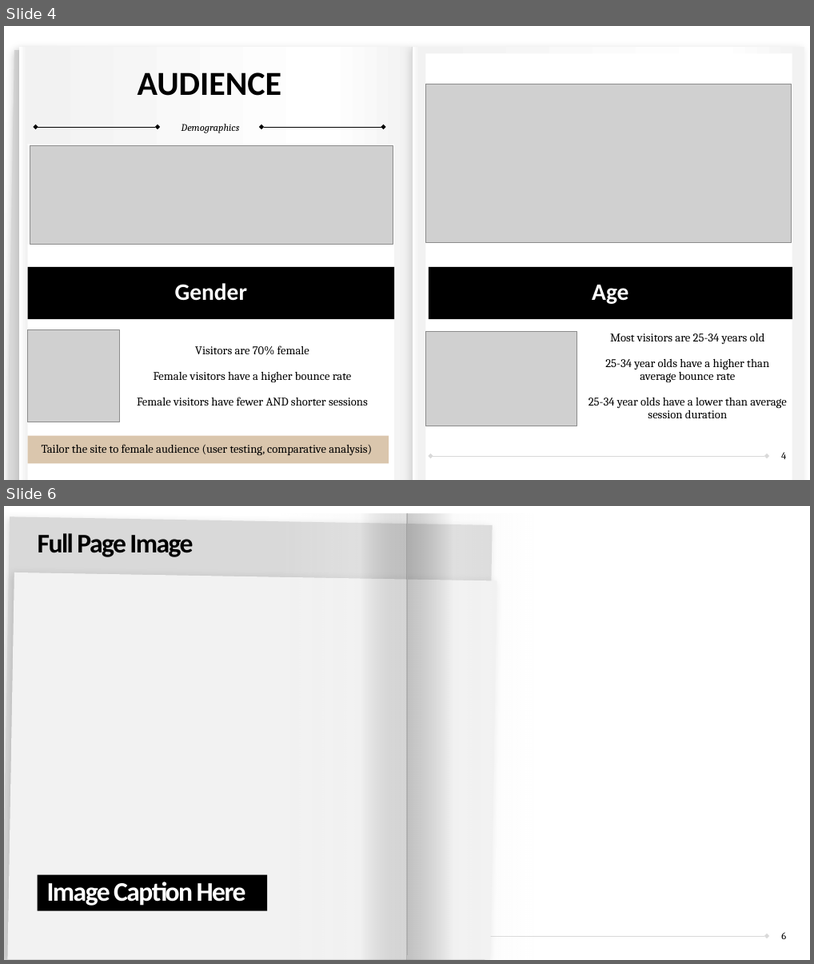
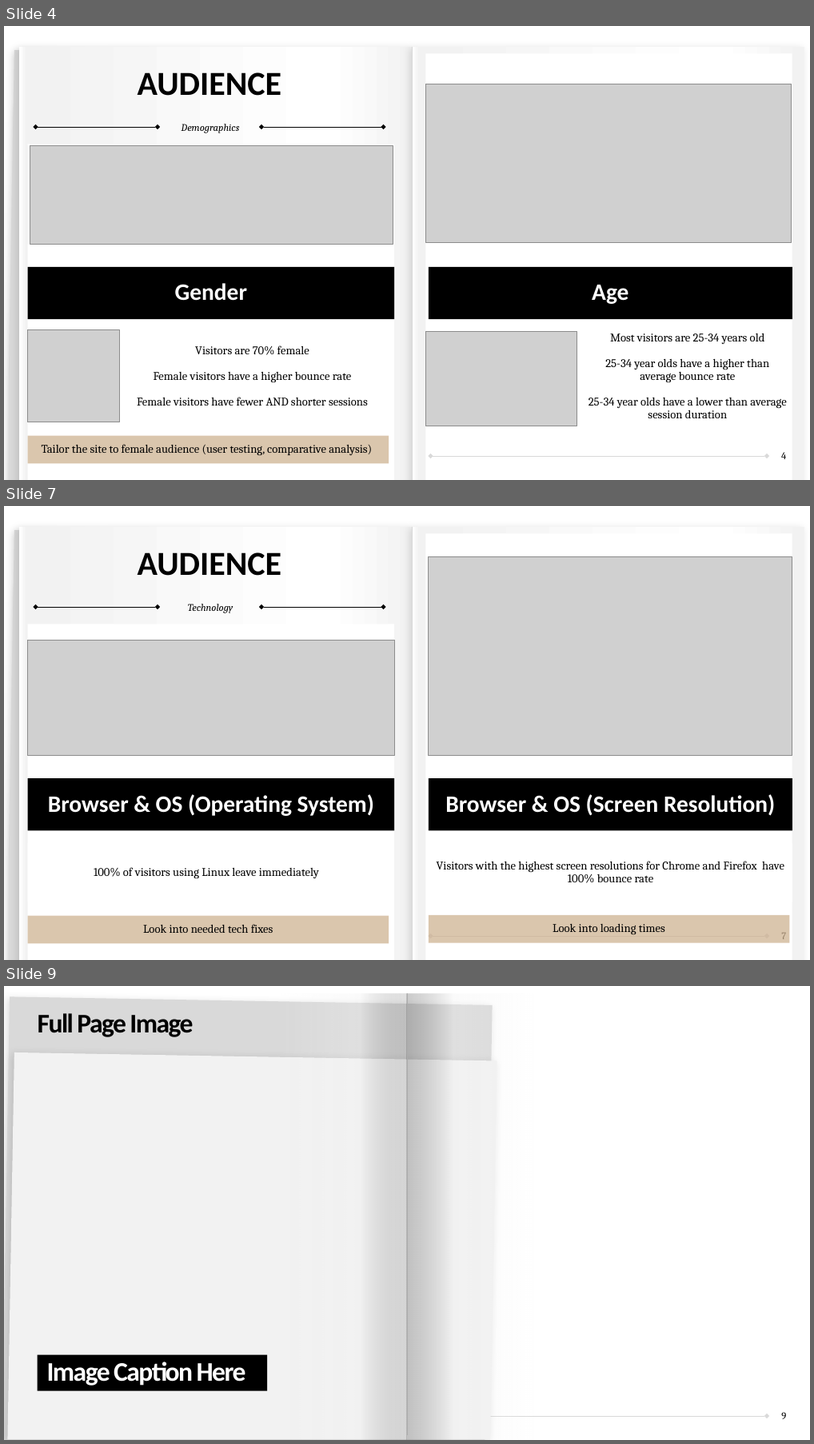
Before and after one commit to sibineejokela/Google_Analytics, a slide deck: Google_Analytics_ZJPhotography.pptx. Shown one above the other, each under a label of ours: slides 4 and 6 before the commit, slides 4, 7 and 9 after it; the slides between them are not shown. The pictures are 814x964 and 814x1444 pixels, drawn with LibreOffice and Linux fonts; fonts in the diff are those of the drawing; grey boxes stand for pictures. Boxes give left, top, right and bottom in pixels: in the first picture for what was removed or moved away, otherwise in the second. Text is boxed around its words. In the diff, an @@ line names an element or a change of style, - is before the commit and + after.

Commit message:
added first draft details for audience

```diff
--- a/Google_Analytics_ZJPhotography.pptx
+++ b/Google_Analytics_ZJPhotography.pptx
@@ slide 7 added at <box>4,506,810,960</box>, background #FFFFFF; not listed: 10 template elements that a slide beside it also shows @@
@@ freeform shape added at <box>7,530,498,960</box>, fill #D9D9D9, 18 pt, text #FFFFFF @@
+23
@@ text added at <box>138,552,282,576</box>, 40 pt, text #000000, bold @@
+AUDIENCE
@@ picture added at <box>429,556,793,755</box> @@
@@ text added at <box>188,604,233,613</box>, 12 pt, text #000000, italic @@
+Technology
@@ picture added at <box>27,640,394,755</box> @@
@@ text added at <box>27,778,394,830</box>, fill #000000, 28 pt, text #FFFFFF, bold @@
+Browser & OS (Operating System)
@@ text added at <box>429,778,793,830</box>, fill #000000, 28 pt, text #FFFFFF, bold @@
+Browser & OS (Screen Resolution)
@@ text added at <box>437,860,785,883</box>, 14 pt, text #000000 @@
+Visitors with the highest screen resolutions for Chrome and Firefox have 100% bounce rate
@@ text added at <box>94,867,319,879</box>, 14 pt, text #000000 @@
+100% of visitors using Linux leave immediately
@@ text added at <box>27,916,389,944</box>, fill #CDB18F at 73% opacity, 14 pt, text #000000 @@
+Look into needed tech fixes
@@ text added at <box>429,915,790,943</box>, fill #CDB18F at 73% opacity, 14 pt, text #000000 @@
+Look into loading times
@@ page number added at <box>782,932,786,939</box>, 12 pt, text #000000 @@
+7
@@ what was slide 6 is now slide 9 @@
@@ page number at <box>782,1412,786,1419</box>: text changed @@
-6
+9
```
Also in this commit, not shown: 2 slides changed, 2 other slides added, 8 other files.
